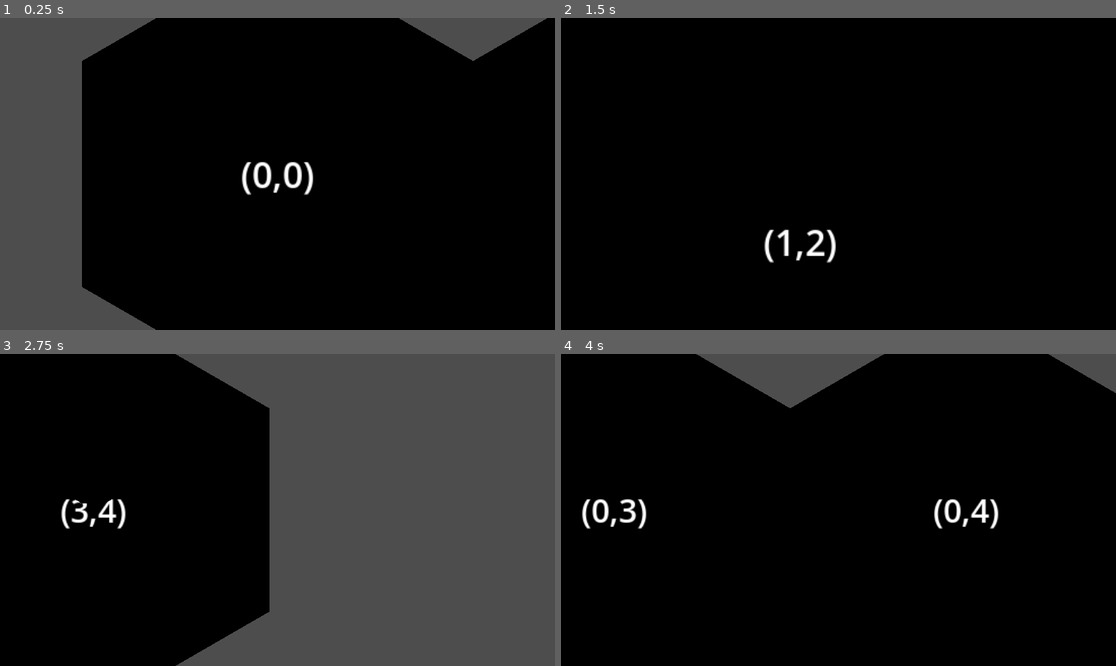
Above: before the commit, frames 1-4 (two rows, left to right).
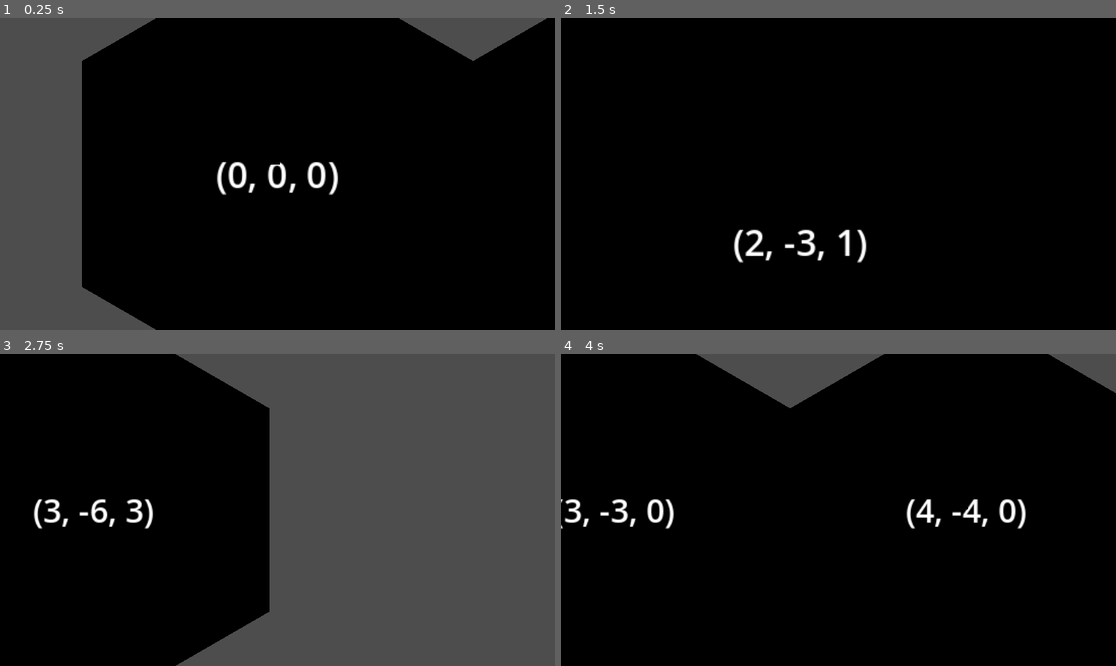
Above: after the commit, the same moments.

Repository: davepruitt/hex_map_godot
Game: Godot game, scene res://main.tscn
Same seed, same stepped clock (60 frames per second), same inputs: the game is played once before the commit and once after it.
Inputs (mouse positions are in pixels of both pictures, inside the frame that each line leads up to):
- Up to frame 1 (0.25 s): no input
- Up to frame 2 (1.5 s): tap Enter at 0.5 s; move the mouse to (960, 158) at 0.52 s; hold Right (ui_right) 0.53-1.28 s; tap Z at 0.6 s; click (960, 158) at 0.67 s; move the mouse to (727, 189) at 1.27 s; hold Down (ui_down) from 1.28 s (still down); tap X at 1.35 s; click (727, 189) at 1.42 s
- Up to frame 3 (2.75 s): move the mouse to (333, 441) at 2.02 s; release Down (ui_down) at 2.03 s; hold Right (ui_right) from 2.03 s (still down); tap Z at 2.1 s; click (333, 441) at 2.17 s
- Up to frame 4 (4 s): move the mouse to (810, 572) at 2.77 s; release Right (ui_right) at 2.78 s; hold Up (ui_up) 2.78-3.53 s; tap X at 2.85 s; click (810, 572) at 2.92 s; move the mouse to (1005, 556) at 3.52 s; hold Left (ui_left) from 3.53 s (still down); tap Z at 3.6 s; click (1005, 556) at 3.67 s

The runs differ from the first frame. In frame 1, 1.1% of the frame differs, in the area x 39-61%, y 46-57%; in frame 2, 1.1%; in frame 3, 1.0%; in frame 4, 1.9%, in the area x 0-84%, y 46-57%.

Commit message:
Added a hex coordinates class, and also added some code for raycasting a mouse click to test collision with a specific hex on the hex grid. Created a default material for hex cell.

Diff:
--- a/hex_project_godot/hex_cell.gd
+++ b/hex_project_godot/hex_cell.gd
@@ -22,10 +22,22 @@
 
 @export var position_label: Label3D
 @export var hex_mesh: PackedScene
+@export var hex_material: StandardMaterial3D
 
 #endregion
 
+#region Public data members
+
+var hex_coordinates: HexCoordinates
+var hex_color: Color
+
+#endregion
+
+#region OnReady data members
+
 @onready var visualization = $Visualization
+
+#endregion
 
 # Called when the node enters the scene tree for the first time.
 func _ready() -> void:
@@ -42,10 +54,13 @@
 	for i in range(0, 6):
 		_add_triangle(surface_tool, Vector3.ZERO, CORNERS[i + 1], CORNERS[i])
 
-	#surface_tool.generate_normals()
+	surface_tool.generate_normals()
 	visualization.mesh = surface_tool.commit()
+	visualization.create_trimesh_collision()
+	visualization.material_override = hex_material
 
 func _add_triangle (st: SurfaceTool, v1: Vector3, v2: Vector3, v3: Vector3) -> void:
+	st.set_color(hex_color)
 	st.add_vertex(v1)
 	st.add_vertex(v2)
 	st.add_vertex(v3)
--- a/hex_project_godot/hex_cell.tscn
+++ b/hex_project_godot/hex_cell.tscn
@@ -1,12 +1,16 @@
-[gd_scene load_steps=3 format=3 uid="uid://r8nfx0vsi5ah"]
+[gd_scene load_steps=4 format=3 uid="uid://r8nfx0vsi5ah"]
 
 [ext_resource type="Script" path="res://hex_cell.gd" id="1_8wrvn"]
 [ext_resource type="PackedScene" uid="uid://dl7pxuw5hmncj" path="res://hex_mesh.tscn" id="2_0eih7"]
+
+[sub_resource type="StandardMaterial3D" id="StandardMaterial3D_wl51u"]
+albedo_color = Color(0, 0, 0, 1)
 
 [node name="HexCell" type="Node3D" node_paths=PackedStringArray("position_label")]
 script = ExtResource("1_8wrvn")
 position_label = NodePath("PositionLabel")
 hex_mesh = ExtResource("2_0eih7")
+hex_material = SubResource("StandardMaterial3D_wl51u")
 
 [node name="Visualization" type="MeshInstance3D" parent="."]
 
--- /dev/null
+++ b/hex_project_godot/hex_coordinates.gd
@@ -0,0 +1,70 @@
+class_name HexCoordinates
+
+#region Public data members
+
+var X: int = 0
+
+var Z: int = 0
+
+#endregion
+
+#region Constructor
+
+func _init(x: int, z:int) -> void:
+	X = x
+	Z = z
+
+#endregion
+
+#region Properties
+
+var Y: int:
+	get:
+		return (-X - Z)
+
+#endregion
+
+#region Overriden methods
+
+func _to_string() -> String:
+	return "(" + str(X) + ", " + str(Y) + ", " + str(Z) + ")"
+
+#endregion
+
+#region Methods
+
+func ToStringOnSeparateLines () -> String:
+	return str(X) + "\n" + str(Y) + "\n" + str(Z)
+
+#endregion
+
+#region Static methods
+
+static func FromOffsetCoordinates (x: int, z: int) -> HexCoordinates:
+	return HexCoordinates.new(x - (z/2), z)
+
+static func FromPosition(position: Vector3) -> HexCoordinates:
+	var x = position.x / (HexCell.INNER_RADIUS * 2.0)
+	var y = -x
+
+	var offset = position.z / (HexCell.OUTER_RADIUS * 3.0)
+	x -= offset
+	y -= offset
+
+	var iX: int = roundi(x)
+	var iY: int = roundi(y)
+	var iZ: int = roundi(-x - y)
+
+	if (iX + iY + iZ) != 0:
+		var dX = abs(x - iX)
+		var dY = abs(y - iY)
+		var dZ = abs(-x - y - iZ)
+
+		if (dX > dY) and (dX > dZ):
+			iX = -iY - iZ
+		elif (dZ > dY):
+			iZ = -iX - iY
+
+	return HexCoordinates.new(iX, iZ)
+
+#endregion
--- a/hex_project_godot/hex_grid.gd
+++ b/hex_project_godot/hex_grid.gd
@@ -7,6 +7,9 @@
 @export var height: int = 0
 
 @export var hex_cell_prefab: PackedScene
+
+@export var default_hex_color: Color
+@export var touched_hex_color: Color
 
 #endregion
 
@@ -33,6 +36,14 @@
 
 #endregion
 
+#region Public methods
+
+func touch_cell(position: Vector3) -> void:
+	var inverse_transform_point = position * global_transform
+	var coordinates: HexCoordinates = HexCoordinates.FromPosition(inverse_transform_point)
+
+#endregion
+
 #region Private methods
 
 func _create_cell(z: int, x: int) -> void:
@@ -44,8 +55,10 @@
 	)
 
 	var hex_cell = hex_cell_prefab.instantiate() as HexCell
+	hex_cell.hex_color = default_hex_color
 	hex_cell.position = hex_position
-	hex_cell.position_label.text = "(" + str(z) + "," + str(x) + ")"
+	hex_cell.hex_coordinates = HexCoordinates.FromOffsetCoordinates(x, z)
+	hex_cell.position_label.text = str(hex_cell.hex_coordinates)
 
 	_hex_cells.append(hex_cell)
 	add_child(hex_cell)
--- a/hex_project_godot/hex_grid.tscn
+++ b/hex_project_godot/hex_grid.tscn
@@ -8,3 +8,5 @@
 width = 5
 height = 5
 hex_cell_prefab = ExtResource("2_ud45i")
+default_hex_color = Color(0, 0, 1, 1)
+touched_hex_color = Color(1, 0, 1, 1)
--- a/hex_project_godot/main.gd
+++ b/hex_project_godot/main.gd
@@ -3,6 +3,7 @@
 var camera_speed: float = 0.1
 
 @onready var scene_camera := $Camera3D
+@onready var hex_grid := $HexGrid
 
 # Called when the node enters the scene tree for the first time.
 func _ready() -> void:
@@ -23,3 +24,17 @@
 			scene_camera.position.y += camera_speed
 		elif event.keycode == KEY_X:
 			scene_camera.position.y -= camera_speed
+	elif event is InputEventMouseButton and event.pressed:
+		if event.button_index == MOUSE_BUTTON_LEFT:
+			var RAY_LENGTH = 1000
+			var space_state = get_world_3d().direct_space_state
+			var mousepos = get_viewport().get_mouse_position()
+
+			var origin = scene_camera.project_ray_origin(mousepos)
+			var end = origin + scene_camera.project_ray_normal(mousepos) * RAY_LENGTH
+			var query = PhysicsRayQueryParameters3D.create(origin, end)
+			query.collide_with_areas = true
+
+			var result = space_state.intersect_ray(query)
+			if result:
+				hex_grid.touch_cell(result.position)
